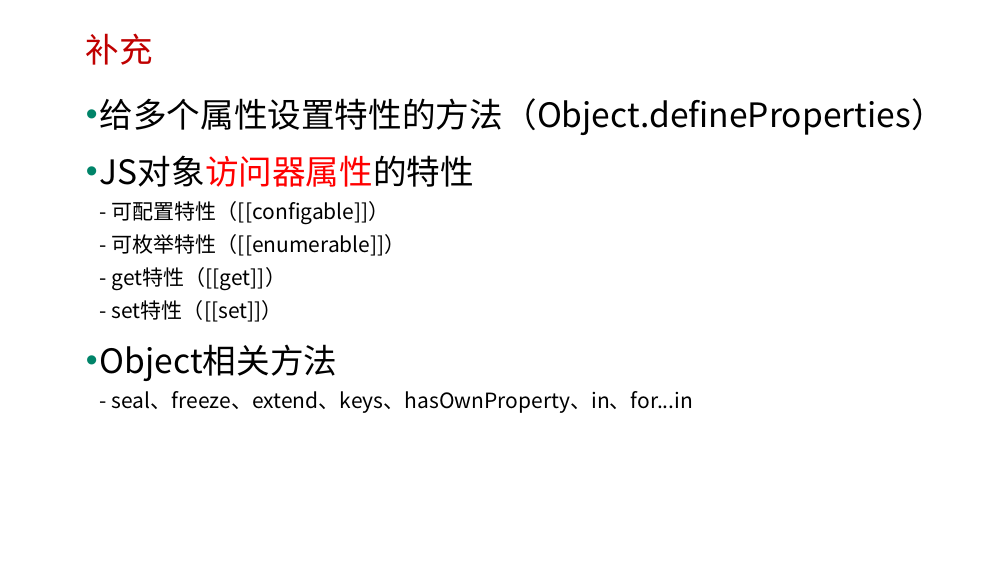
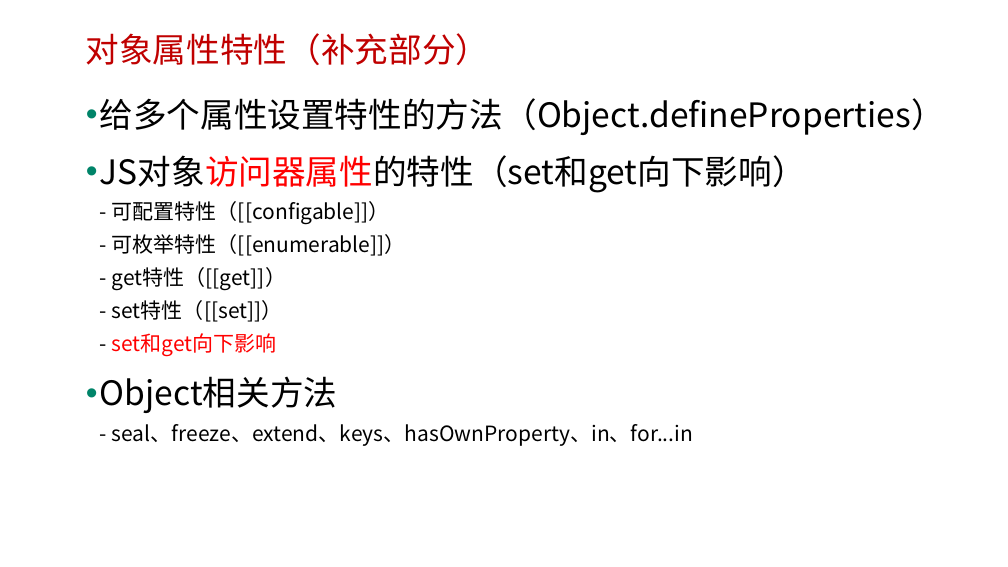
Before and after one commit to edu2act/course-javascript-advanced, a slide deck: slide 28 of 课程PPT/06.JavaScript对象.pptx (slide 26 before the commit). Drawn at 1008x567 pixels with LibreOffice and Linux fonts; fonts in the diff are those of the drawing; background and template pictures are left out. Boxes give left, top, right and bottom in pixels: in the first picture for what was removed or moved away, otherwise in the second. Text is boxed around its words. In the diff, an @@ line names an element or a change of style, - is before the commit and + after.

```diff
--- a/课程PPT/06.JavaScript对象.pptx
+++ b/课程PPT/06.JavaScript对象.pptx
@@ text at (86, 33, 490, 65): text changed @@
-补充
+对象属性特性（补充部分）
@@ text at (100, 155, 806, 356): text changed @@
-• JS对象访问器属性的特性
-  - 可配置特性（[[configable]]）
-  - 可枚举特性（[[enumerable]]）
-  - get特性（[[get]]）
-  - set特性（[[set]]）
+• JS对象访问器属性的特性（set和get向下影响）
+  - 可配置特性（[[configable]]）
+  - 可枚举特性（[[enumerable]]）
+  - get特性（[[get]]）
+  - set特性（[[set]]）
+  - set和get向下影响
```
Also in this commit, not shown: 15 other slides changed, 3 slides added, 11 other files.
